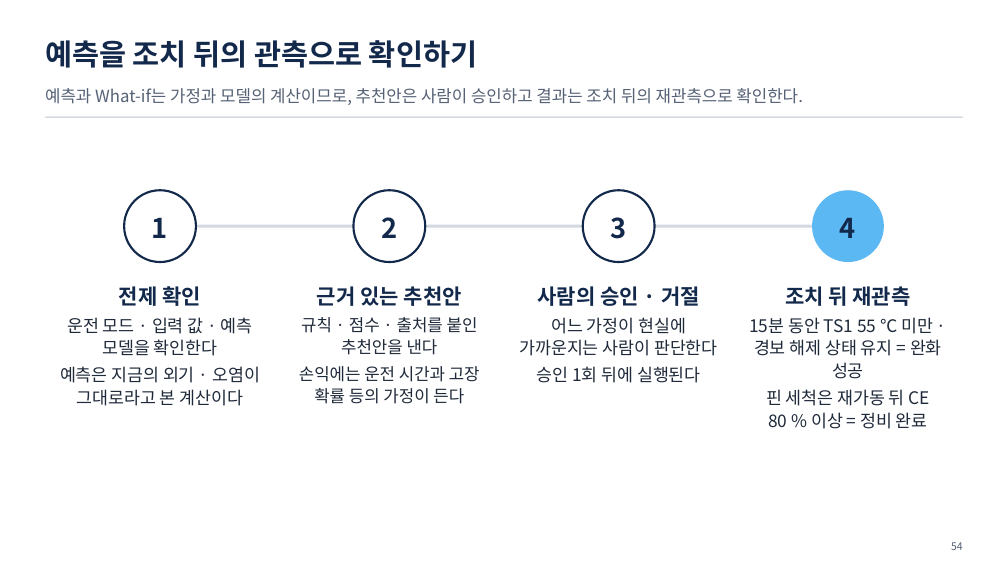
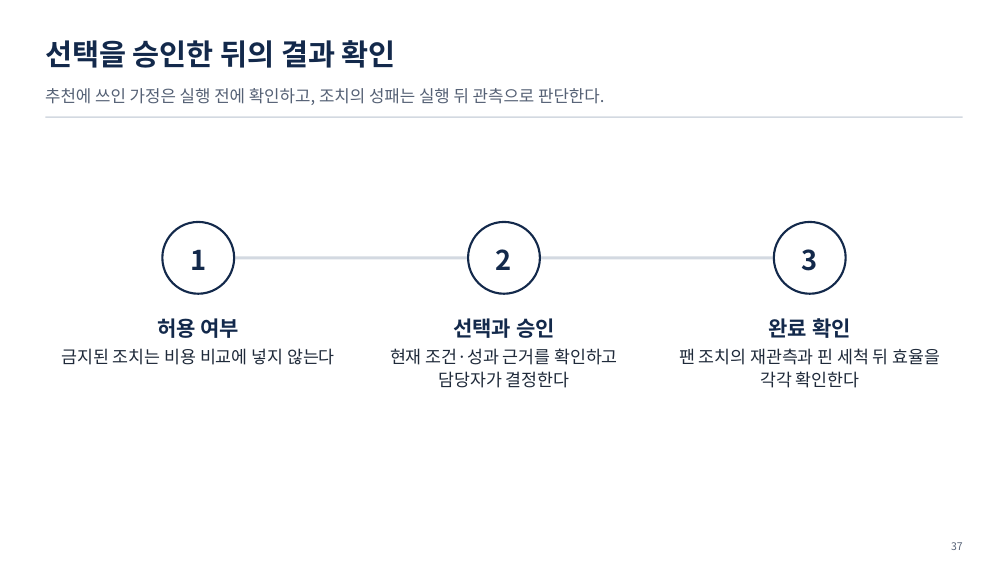
Before and after one commit to uengine-oss/hyd-iot-edu, a slide deck: slide 37 of workspace/강의제작/산출물/통합반/이론/03회차/통합반_03일차.pptx (slide 54 before the commit). Drawn at 1008x567 pixels with LibreOffice and Linux fonts; fonts in the diff are those of the drawing. Boxes give left, top, right and bottom in pixels: in the first picture for what was removed or moved away, otherwise in the second. Text is boxed around its words. In the diff, an @@ line names an element or a change of style, - is before the commit and + after.

```diff
--- a/workspace/강의제작/산출물/통합반/이론/03회차/통합반_03일차.pptx
+++ b/workspace/강의제작/산출물/통합반/이론/03회차/통합반_03일차.pptx
@@ text at [45,40,396,68]: text changed @@
-예측을 조치 뒤의 관측으로 확인하기
+선택을 승인한 뒤의 결과 확인
@@ text at [45,88,604,105]: text changed @@
-예측과 What-if는 가정과 모델의 계산이므로, 추천안은 사람이 승인하고 결과는 조치 뒤의 재관측으로 확인한다.
+추천에 쓰인 가정은 실행 전에 확인하고, 조치의 성패는 실행 뒤 관측으로 판단한다.
@@ ellipse removed at [812,191,884,262] @@
@@ text "1": place and size @@
-text "1" at [152,217,168,238]
+text "1" at [190,249,206,270]
@@ ellipse: place and size @@
-ellipse at [124,191,196,262]
+ellipse at [163,222,234,294]
@@ text "2": place and size @@
-text "2" at [381,217,397,238]
+text "2" at [496,249,512,270]
@@ ellipse: place and size @@
-ellipse at [353,191,425,262]
+ellipse at [468,222,540,294]
@@ text "3": place and size @@
-text "3" at [611,217,627,239]
+text "3" at [802,249,818,271]
@@ ellipse: place and size @@
-ellipse at [583,191,655,262]
+ellipse at [774,222,846,294]
@@ text removed at [840,218,856,238] @@
-4
@@ rectangle: place and size @@
-rectangle at [160,225,848,228]
+rectangle at [198,256,810,259]
@@ text removed at [749,286,942,429] @@
-조치 뒤 재관측
-15분 동안 TS1 55 ℃ 미만 · 경보 해제 상태 유지 = 완화 성공
-핀 세척은 재가동 뒤 CE 80 % 이상 = 정비 완료
@@ text at [61,318,335,365]: text changed @@
-전제 확인
-운전 모드 · 입력 값 · 예측 모델을 확인한다
-예측은 지금의 외기 · 오염이 그대로라고 본 계산이다
+허용 여부
+금지된 조치는 비용 비교에 넣지 않는다
@@ text at [390,318,618,388]: text changed; size 16 to 16.5 pt @@
-근거 있는 추천안
-규칙 · 점수 · 출처를 붙인 추천안을 낸다
-손익에는 운전 시간과 고장 확률 등의 가정이 든다
+선택과 승인
+현재 조건·성과 근거를 확인하고 담당자가 결정한다
@@ text at [679,318,941,388]: text changed @@
-사람의 승인 · 거절
-어느 가정이 현실에 가까운지는 사람이 판단한다
-승인 1회 뒤에 실행된다
+완료 확인
+팬 조치의 재관측과 핀 세척 뒤 효율을 각각 확인한다
@@ text at [951,542,963,550]: text changed @@
-54
+37
```
Also in this commit, not shown: 27 other slides changed, 21 slides added, 38 slides removed, 13 other files.
